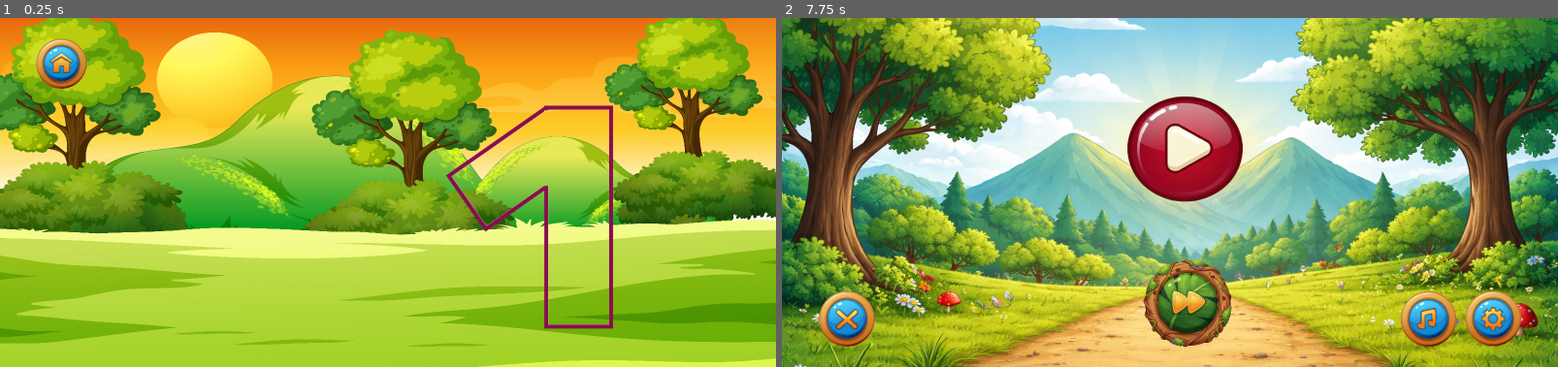
Above: before the commit, frames 1-2 (left to right).
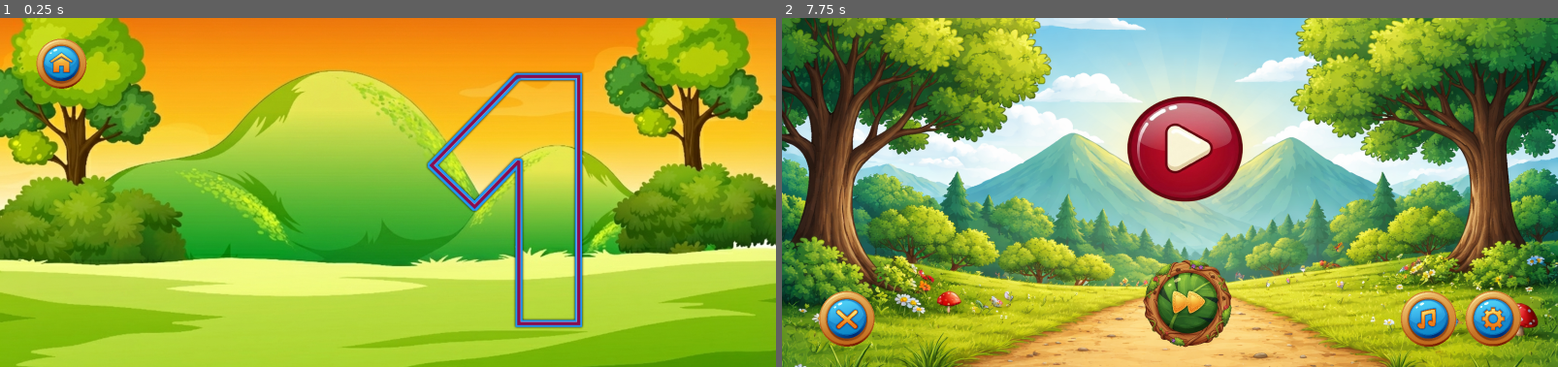
Above: after the commit, the same moments.

Repository: PramodCody/Kids_Classium
Game: Godot game, scene res://scenes/Level_1.tscn
The game is run twice, just before and just after one commit, with the same random seed, the same clock (stepped at 60 frames per second) and the same inputs. This scene is started directly instead of the project's main scene. Sound files missing from this copy of the repository are replaced by a short silence.
Inputs (mouse positions are in pixels of both pictures, inside the frame that each line leads up to):
- Up to frame 1 (0.25 s): no input
- Up to frame 2 (7.75 s): click (844, 63) at 0.5 s; click (844, 63) at 1.25 s; click (844, 63) at 2 s; tap Enter at 2.75, 4.25, 5.75 s; move the mouse to (1340, 175) at 2.77 s; click (1340, 175) at 2.92 s; tap Space at 3.5, 5, 6.5 s; drag from (1014, 209) to (1131, 262) at 3.52 s; move the mouse to (1247, 115) at 4.27 s; click (1247, 115) at 4.42 s; drag from (1131, 262) to (937, 140) at 5.02 s; move the mouse to (1402, 244) at 5.77 s; click (1402, 244) at 5.92 s; drag from (937, 140) to (1053, 105) at 6.52 s; move the mouse to (1208, 192) at 7.27 s; click (1208, 192) at 7.42 s

The runs differ from the first frame. In frame 1, 60% of the frame differs, in the area x 0-100%, y 0-100%; in frame 2, nothing differs.
Error in both runs: Cannot call method 'change_scene_to_file' on a null value. (res://scripts/home_button.gd:27)

Commit message:
Level 1 Basic Beautification Completed

Diff:
--- a/scenes/Level_1.tscn
+++ b/scenes/Level_1.tscn
@@ -1,26 +1,28 @@
-[gd_scene load_steps=14 format=3 uid="uid://c61eu6xs41ldf"]
+[gd_scene load_steps=16 format=3 uid="uid://c61eu6xs41ldf"]
 
+[ext_resource type="Texture2D" uid="uid://bwdvpr806e8al" path="res://assests/images/Background.png" id="1_crfhr"]
 [ext_resource type="Texture2D" uid="uid://do451oqvtmxxh" path="res://assests/images/Home_Button.png" id="1_jikk4"]
-[ext_resource type="Texture2D" uid="uid://batur7wifolsq" path="res://assests/images/Background.jpg" id="1_ptj6e"]
 [ext_resource type="Script" uid="uid://f80gok7fjyoh" path="res://scripts/home_button.gd" id="2_gyeet"]
 [ext_resource type="Texture2D" uid="uid://dw2tjwsr63lyg" path="res://assests/images/One.png" id="2_qwrqd"]
 [ext_resource type="Script" uid="uid://c7h0idksumhlk" path="res://scripts/second__line.gd" id="3_a0j4s"]
 [ext_resource type="Script" uid="uid://lmp13qa00ihk" path="res://scripts/first_line.gd" id="3_qwrqd"]
+[ext_resource type="Texture2D" uid="uid://brdvulcbbm8st" path="res://assests/images/fill_texture.jpg" id="5_5viah"]
 [ext_resource type="Texture2D" uid="uid://ddl1lxmss11g7" path="res://assests/images/Retry_Button.png" id="6_smwyr"]
 [ext_resource type="Texture2D" uid="uid://cdpda6p7rl51a" path="res://assests/images/Next_Button.png" id="7_tedvs"]
 [ext_resource type="Script" uid="uid://f672qfeu3vap" path="res://scripts/retry_button.gd" id="8_2wi7h"]
 [ext_resource type="AudioStream" uid="uid://b2wofwutebcjk" path="res://assests/sounds/Button_Sound.mp3" id="9_2wi7h"]
 [ext_resource type="Script" uid="uid://ctl5iy8316l1o" path="res://scripts/next_button.gd" id="10_4s4xf"]
+[ext_resource type="AudioStream" uid="uid://b4orfbh16q2ir" path="res://assests/sounds/Background_Sound.mp3" id="12_a4osw"]
 
 [sub_resource type="Curve2D" id="Curve2D_eby7c"]
 _data = {
-"points": PackedVector2Array(0, 0, 0, 0, 1449, 567, 0, 0, 0, 0, 1753, 354)
+"points": PackedVector2Array(0, 0, 0, 0, 1692, 609, 0, 0, 0, 0, 1950, 347)
 }
 point_count = 2
 
 [sub_resource type="Curve2D" id="Curve2D_ubraw"]
 _data = {
-"points": PackedVector2Array(0, 0, 0, 0, 1792, 283, 0, 0, 0, 0, 1792, 948)
+"points": PackedVector2Array(0, 0, 0, 0, 1976, 289, 0, 0, 0, 0, 1976, 1030)
 }
 point_count = 2
 
@@ -41,12 +43,13 @@
 anchor_bottom = 1.0
 grow_horizontal = 2
 grow_vertical = 2
-texture = ExtResource("1_ptj6e")
+texture = ExtResource("1_crfhr")
 expand_mode = 1
 metadata/_edit_use_anchors_ = true
 
 [node name="Node2D" type="Node2D" parent="."]
 z_index = -9
+position = Vector2(-279, -97)
 metadata/_edit_group_ = true
 
 [node name="First_Line" type="Path2D" parent="Node2D"]
@@ -54,7 +57,8 @@
 script = ExtResource("3_qwrqd")
 
 [node name="Line2D" type="Line2D" parent="Node2D/First_Line"]
-width = 200.0
+width = 180.0
+default_color = Color(0.70933944, 0.136585, 0.6294618, 1)
 antialiased = true
 
 [node name="Second _Line" type="Path2D" parent="Node2D"]
@@ -62,16 +66,19 @@
 script = ExtResource("3_a0j4s")
 
 [node name="Line2D" type="Line2D" parent="Node2D/Second _Line"]
-width = 200.0
+width = 180.0
+texture = ExtResource("5_5viah")
+texture_mode = 1
 antialiased = true
 
 [node name="Sprite2D" type="Sprite2D" parent="Node2D"]
-position = Vector2(1748.0001, 620)
-scale = Vector2(0.6, 0.6)
+position = Vector2(1877, 676)
+scale = Vector2(0.8, 0.8)
 texture = ExtResource("2_qwrqd")
 
 [node name="Retry_Button" type="TextureButton" parent="."]
 visible = false
+modulate = Color(1, 1, 1, 0.78431374)
 layout_mode = 0
 offset_left = 1900.0
 offset_top = 830.0
@@ -84,6 +91,7 @@
 
 [node name="Next_Button" type="TextureButton" parent="."]
 visible = false
+modulate = Color(1, 1, 1, 0.78431374)
 layout_mode = 0
 offset_left = 2100.0
 offset_top = 830.0
@@ -108,6 +116,12 @@
 [node name="Button_Sound" type="AudioStreamPlayer2D" parent="."]
 stream = ExtResource("9_2wi7h")
 
+[node name="Background_Sound" type="AudioStreamPlayer2D" parent="."]
+stream = ExtResource("12_a4osw")
+volume_db = 5.0
+autoplay = true
+parameters/looping = true
+
 [connection signal="tracing_changed" from="Node2D/First_Line" to="Node2D/Second _Line" method="_on_first_line_tracing_changed"]
 [connection signal="button_down" from="Retry_Button" to="Retry_Button" method="_on_button_down"]
 [connection signal="button_up" from="Retry_Button" to="Retry_Button" method="_on_button_up"]
--- a/scripts/first_line.gd
+++ b/scripts/first_line.gd
@@ -1,11 +1,9 @@
 extends Path2D
 
 @onready var line = $Line2D
-@onready var area = $"../Area2D"
+
 signal tracing_changed(is_second_line_tracing)
 var is_second_line_tracing = false
-#func _ready() -> void:
-	#second_line.visible = false
 
 var is_tracing : bool = true
 
@@ -26,6 +24,7 @@
 	if local_pos.distance_to(target_point) < 100:
 		line.add_point(target_point)
 		current_point_index += 1
+
 		if target_point == first_line_first_point:
 			is_first_line_first_point_completed = true
 
--- a/scripts/second__line.gd
+++ b/scripts/second__line.gd
@@ -26,6 +26,7 @@
 		if target_point == second_line_end_point and is_second_line_first_point_completed:
 			print("second_line_completed")
 			is_tracing = false
+			await get_tree().create_timer(2).timeout
 			$"../../Retry_Button".visible = true
 			$"../../Next_Button".visible = true
 
@@ -36,5 +37,5 @@
 
 
 func _on_first_line_tracing_changed(is_second_line_tracing: Variant) -> void:
-	await get_tree().create_timer(2).timeout
+	await get_tree().create_timer(1.5).timeout
 	is_tracing = true
Binary file removed: assests/images/Background.jpg
Not shown, removed: assests/images/Background.jpg.import
Binary file added: assests/images/Background.png
Not shown, added: assests/images/Background.png.import
Binary file removed: assests/images/Buttons_Backgrdound.png
Not shown, removed: assests/images/Buttons_Backgrdound.png.import
Binary file changed: assests/images/Kids_Classium_Logo.jpg
Binary file changed: assests/images/One.png
Binary file removed: assests/images/Splash_Screen.png
Not shown, removed: assests/images/Splash_Screen.png.import
Binary file removed: assests/images/Zero.png
Not shown, removed: assests/images/Zero.png.import
(and 4 more such lines)
